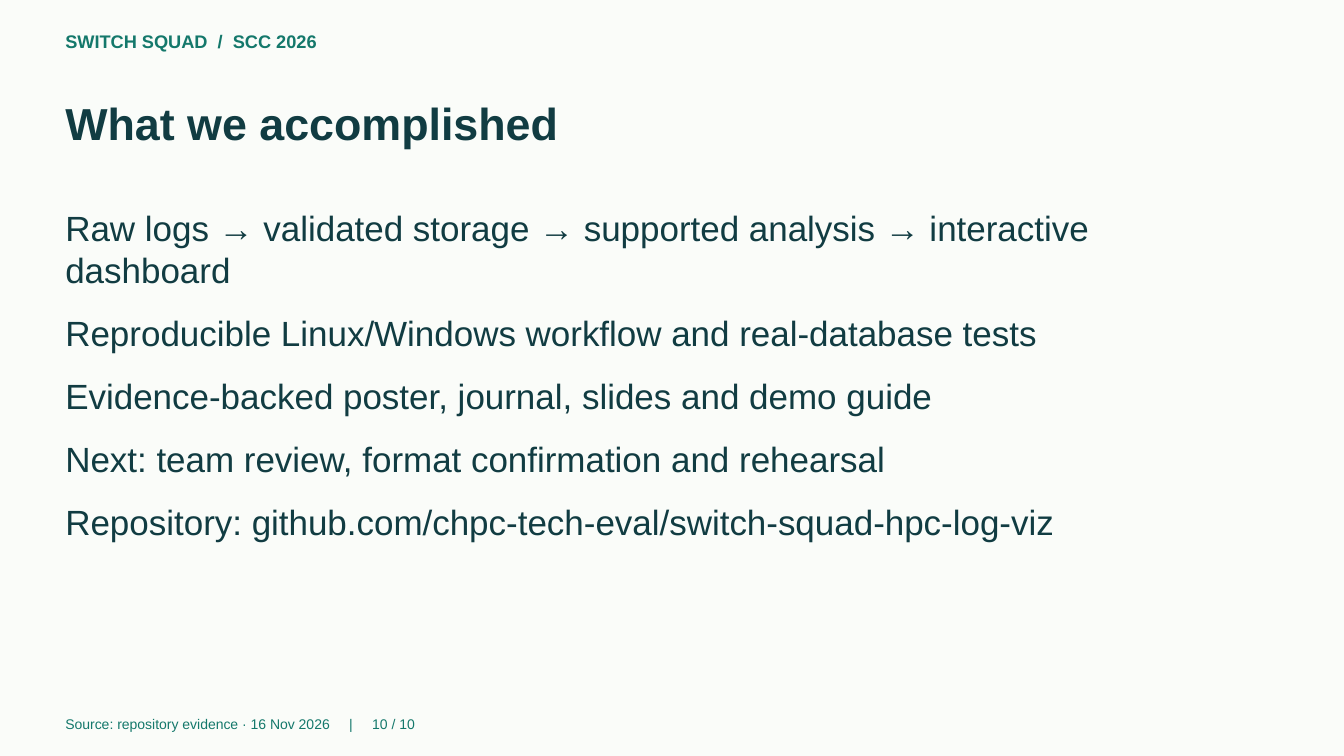
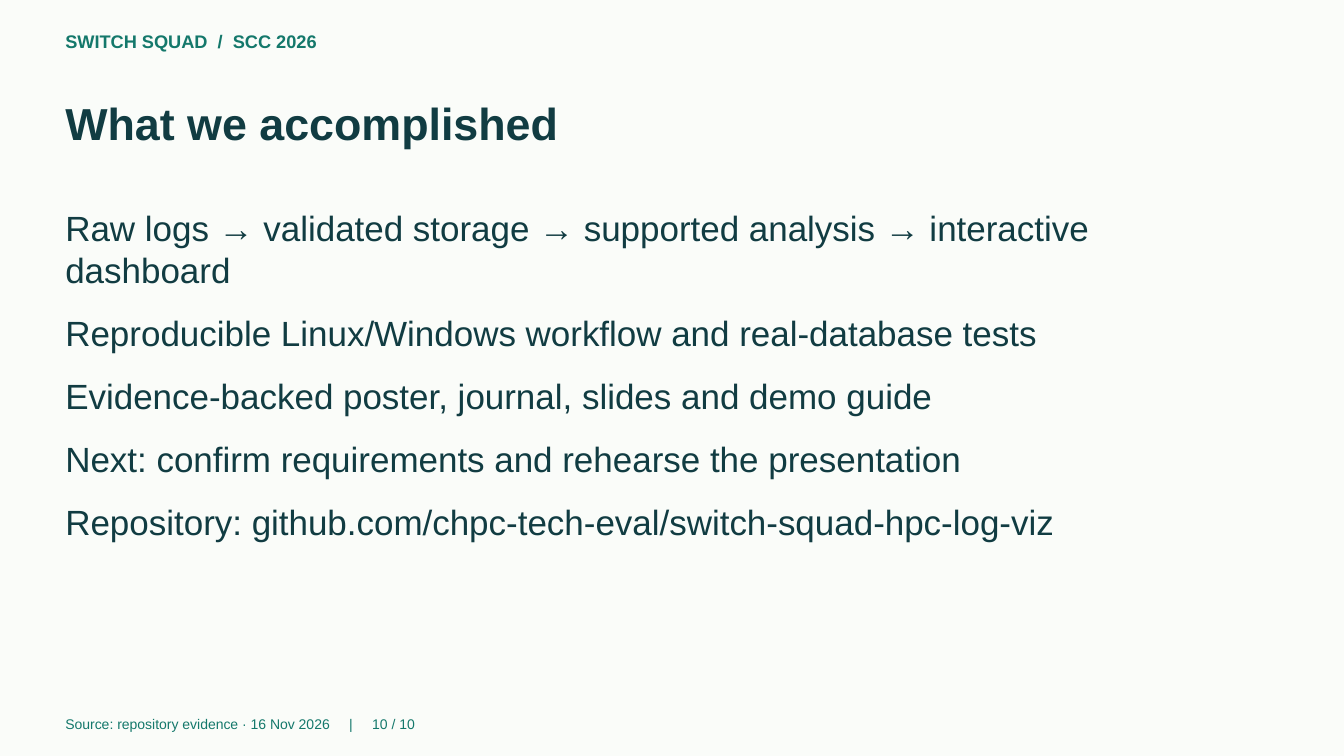
Before and after one commit to chpc-tech-eval/switch-squad-hpc-log-viz, a slide deck: slide 10 of submission/slides.pptx. Drawn at 1344x756 pixels with LibreOffice and Linux fonts; fonts in the diff are those of the drawing. Boxes give left, top, right and bottom in pixels: in the first picture for what was removed or moved away, otherwise in the second. Text is boxed around its words. In the diff, an @@ line names an element or a change of style, - is before the commit and + after.

```diff
--- a/submission/slides.pptx
+++ b/submission/slides.pptx
@@ text at (65, 446, 960, 479): text changed @@
-Next: team review, format confirmation and rehearsal
+Next: confirm requirements and rehearse the presentation
```
Also in this commit, not shown: 1 other slide changed, 24 other files.
